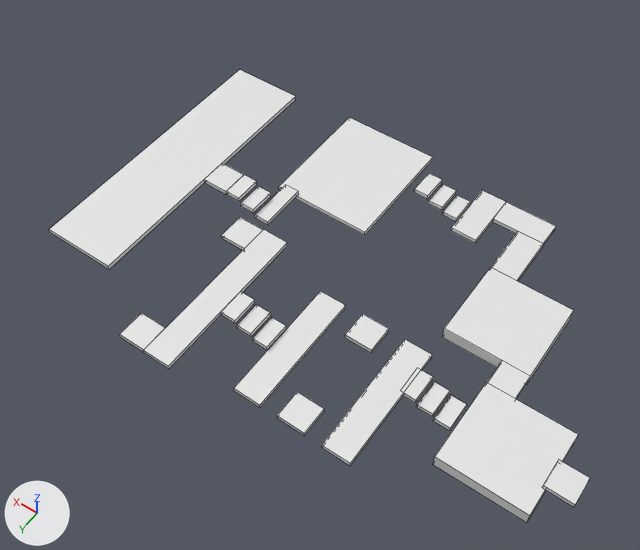
The FBX model Assets/levelDesign/Domain2.fbx, before and after one commit.
The view is the same before and after, from a 50 mm camera at (-16.8, 54.1, 96.6) aimed at (24.6, -3.9, 5.4). The axes (+X, +Y, +Z) are drawn at lower left. The lights are the same throughout. Mesh edges are drawn as thin lines. Where no turn or scale is listed for an object, it has been applied to the vertices.

Script lines for the objects in view, before the commit:
```python
ob_cube_001 = bpy.data.objects.new('Cube.001', me_cube_007)
ob_cube_001.location = (1.3, 1.5, 1.2)
ob_cube_009 = bpy.data.objects.new('Cube.009', me_cube_014)
ob_cube_009.location = (8.4, -31.5, 0.7)
ob_cube_021 = bpy.data.objects.new('Cube.021', me_cube_026)
ob_cube_021.location = (53.5, -9.6, 5.1)
ob_cube_022 = bpy.data.objects.new('Cube.022', me_cube_027)
ob_cube_022.location = (46.0, -10.4, 5.2)
ob_cube_025 = bpy.data.objects.new('Cube.025', me_cube_030)
ob_cube_025.location = (42.8, -10.4, 5.1)
ob_cube_036 = bpy.data.objects.new('Cube.036', me_cube_041)
ob_cube_036.location = (8.9, 5.8, 2.8)
ob_cube_037 = bpy.data.objects.new('Cube.037', me_cube_042)
ob_cube_037.location = (15.5, -1.4, 2.8)
ob_cube_039 = bpy.data.objects.new('Cube.039', me_cube_044)
ob_cube_039.location = (15.5, 12.8, 2.8)
ob_cube_040 = bpy.data.objects.new('Cube.040', me_cube_045)
ob_cube_040.location = (37.4, -3.7, 5.2)
# also in view: 'Cube.005' at (2.1, -15.2, 0.0); 'Cube.004' at (-6.4, 1.3, 0.0); 'Cube.010' at (14.4, -29.0, 0.7); 'Cube.041' at (37.4, 16.1, 5.2); 'Cube.008' at (6.3, -25.5, 0.7)
```
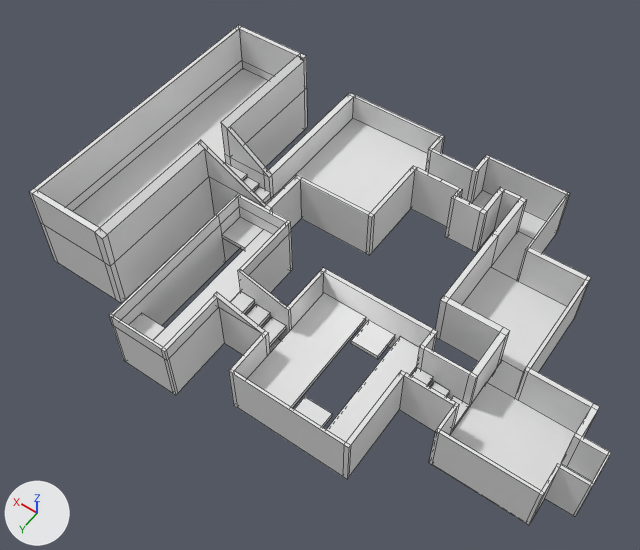
Pixel boxes (x1, y1, x2, y2) of what changed, in the pictures (640 x 550 px):
'Cube.006', added
    after: (29, 25, 611, 525)
'Cube.021', moved
    before: (49, 70, 296, 269)
    after: (73, 69, 268, 228)
'Cube.016', moved
    before: (279, 117, 433, 235)
    after: (282, 118, 427, 213)
'Cube.038', moved, rescaled
    before: (234, 291, 346, 408)
    after: (247, 293, 366, 408)
'Cube.036', moved
    before: (322, 340, 432, 466)
    after: (326, 337, 419, 442)
'Cube.039', moved
    before: (277, 392, 324, 436)
    after: (295, 397, 332, 427)
'Cube.037', moved
    before: (345, 314, 389, 353)
    after: (351, 320, 395, 359)
'Cube.018', moved
    before: (543, 460, 590, 507)
    after: (560, 463, 592, 483)
'Cube.040', moved
    before: (221, 217, 263, 250)
    after: (222, 217, 263, 250)
'Cube.022', moved
    before: (204, 163, 244, 194)
    after: (225, 163, 247, 181)
'Cube.001', moved
    before: (433, 395, 467, 431)
    after: (451, 396, 469, 430)
'Cube.025', moved
    before: (226, 175, 257, 201)
    after: (243, 177, 259, 192)
'Cube.010', unchanged, covered by the edit
    before: (451, 190, 506, 243)
    after: (472, 191, 493, 209)

Diff of the bpy script that builds the scene:
```diff
--- a/Assets/levelDesign/Domain2.fbx.py
+++ b/Assets/levelDesign/Domain2.fbx.py
@@ me_cube_003 @@
+me_cube_003.from_pydata(...)  # 481 vertices, 461 faces; spans x -17.2..58.6, y -29.2..23.2, z -4.0..10.0
@@ ob_cube_040 @@
 ob_cube_040 = bpy.data.objects.new('Cube.040', me_cube_045)
-ob_cube_040.location = (37.4, -3.7, 5.2)
+ob_cube_040.location = (37.4, -3.8, 5.2)
@@ ob_cube_018 @@
 ob_cube_018 = bpy.data.objects.new('Cube.018', me_cube_002)
-ob_cube_018.location = (-14.2, 1.6, 1.1)
+ob_cube_018.location = (-14.6, 1.6, 0.7)
@@ ob_cube_039 @@
 ob_cube_039 = bpy.data.objects.new('Cube.039', me_cube_044)
-ob_cube_039.location = (15.5, 12.8, 2.8)
+ob_cube_039.location = (14.3, 12.8, 2.8)
@@ ob_cube_022 @@
 ob_cube_022 = bpy.data.objects.new('Cube.022', me_cube_027)
-ob_cube_022.location = (46.0, -10.4, 5.2)
+ob_cube_022.location = (45.4, -10.4, 5.6)
@@ ob_cube_016 @@
 ob_cube_016 = bpy.data.objects.new('Cube.016', me_cube_021)
-ob_cube_016.location = (32.5, -24.2, 2.8)
+ob_cube_016.location = (31.8, -24.2, 3.0)
@@ ob_cube_001 @@
 ob_cube_001 = bpy.data.objects.new('Cube.001', me_cube_007)
-ob_cube_001.location = (1.3, 1.5, 1.2)
+ob_cube_001.location = (1.0, 1.5, 1.4)
@@ ob_cube_021 @@
 ob_cube_021 = bpy.data.objects.new('Cube.021', me_cube_026)
-ob_cube_021.location = (53.5, -9.6, 5.1)
+ob_cube_021.location = (52.9, -9.6, 5.7)
@@ ob_cube_037 @@
 ob_cube_037 = bpy.data.objects.new('Cube.037', me_cube_042)
-ob_cube_037.location = (15.5, -1.4, 2.8)
+ob_cube_037.location = (14.3, -1.1, 2.8)
@@ ob_cube_038 @@
 ob_cube_038 = bpy.data.objects.new('Cube.038', me_cube_043)
-ob_cube_038.location = (22.0, 5.8, 2.8)
-ob_cube_038.scale = (2.0, 9.07, 0.331)
+ob_cube_038.location = (20.2, 5.8, 2.8)
+ob_cube_038.scale = (3.36, 9.07, 0.331)
@@ ob_cube_025 @@
 ob_cube_025 = bpy.data.objects.new('Cube.025', me_cube_030)
-ob_cube_025.location = (42.8, -10.4, 5.1)
+ob_cube_025.location = (42.4, -10.4, 5.0)
@@ ob_cube_036 @@
 ob_cube_036 = bpy.data.objects.new('Cube.036', me_cube_041)
-ob_cube_036.location = (8.9, 5.8, 2.8)
+ob_cube_036.location = (9.7, 5.8, 2.8)
@@ ob_cube_006 @@
+ob_cube_006 = bpy.data.objects.new('Cube.006', me_cube_003)
+ob_cube_006.location = (0.4, -4.8, 3.6)
```
